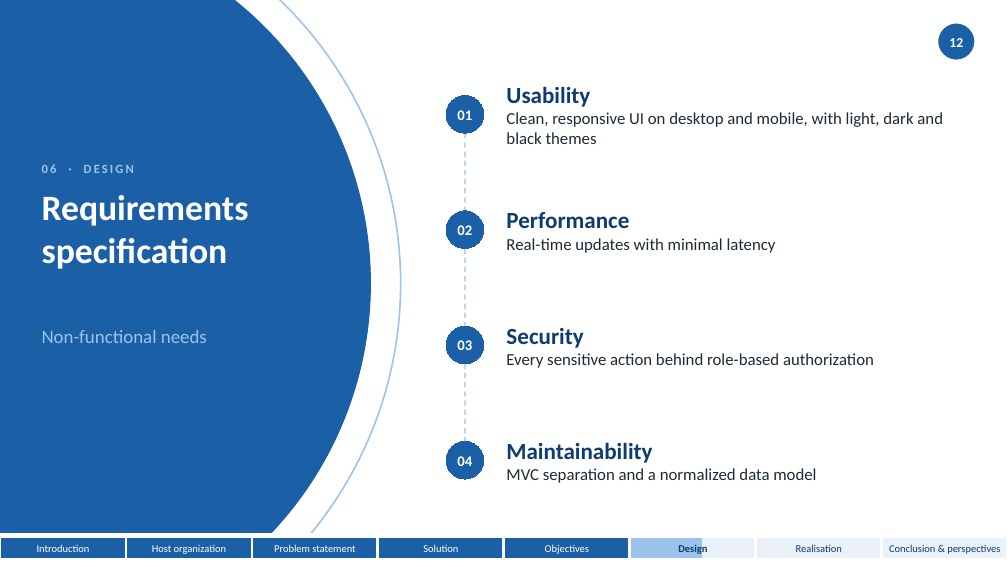
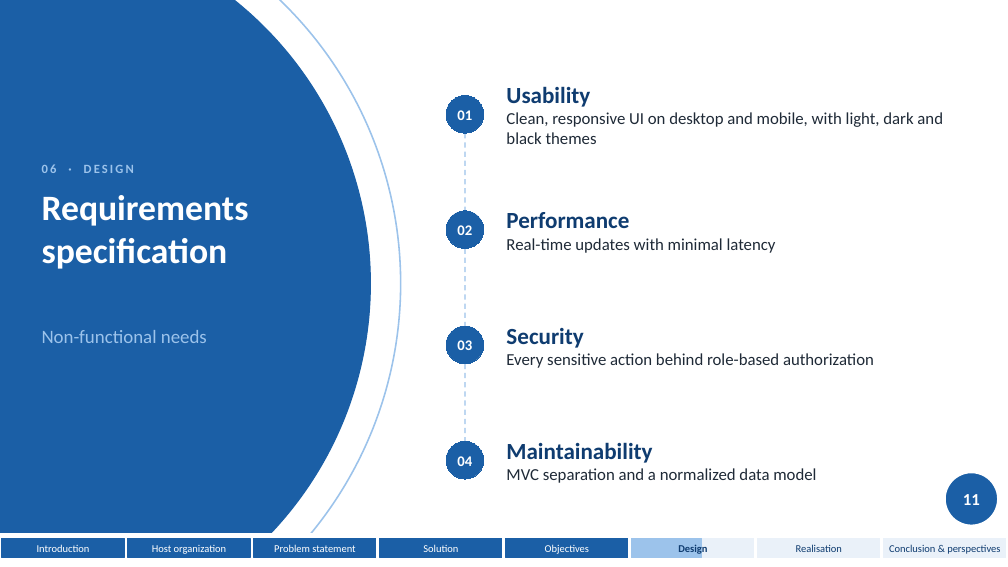
Before and after one commit to domdomxy/synkro, a slide deck: slide 12 of Synkro_PFA_Defense.pptx. Drawn at 1008x567 pixels with LibreOffice and Linux fonts; fonts in the diff are those of the drawing. Boxes give left, top, right and bottom in pixels: in the first picture for what was removed or moved away, otherwise in the second. Text is boxed around its words. In the diff, an @@ line names an element or a change of style, - is before the commit and + after.

Commit message:
Align defense speech with 26-slide deck
Condense the speech to a 9-minute target and reorganize it to match the updated 26-slide presentation, adding brief speaking cues for diagrams and visuals.

```diff
--- a/Synkro_PFA_Defense.pptx
+++ b/Synkro_PFA_Defense.pptx
@@ page number removed at (x1=949, y1=38, x2=963, y2=47) @@
-12
@@ ellipse resized from (x1=938, y1=23, x2=975, y2=60) to (x1=945, y1=473, x2=998, y2=526) @@
@@ page number added at (x1=963, y1=494, x2=980, y2=505), 16 pt, text #FFFFFF, bold @@
+11
```
Also in this commit, not shown: 24 other slides changed, 2 slides removed, 1 other file.
